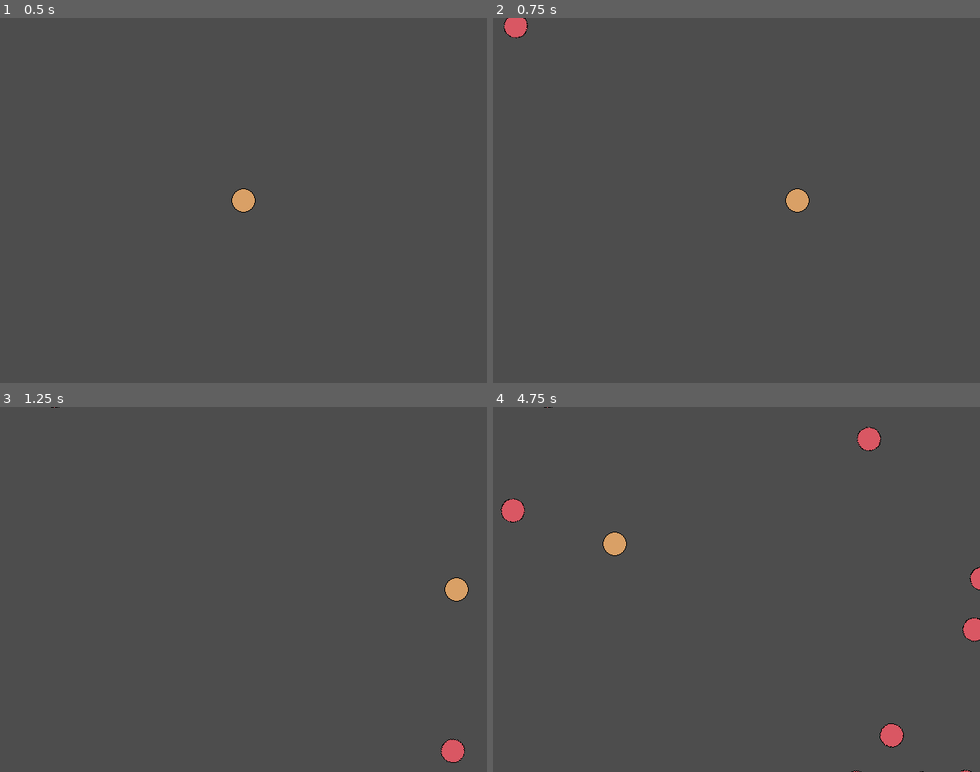
Above: before the commit, frames 1-4 (two rows, left to right).
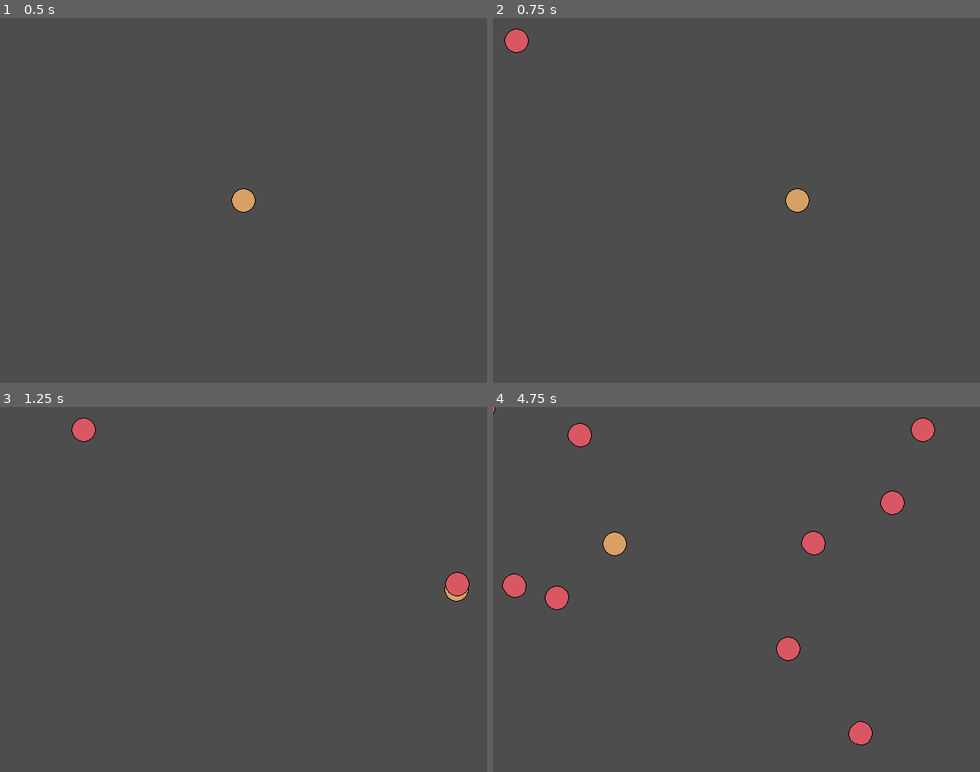
Above: after the commit, the same moments.

Repository: zundouz/ldjam54_odango
Game: Godot game, scene res://main.tscn
Same seed, same stepped clock (60 frames per second), same inputs: the game is played once before the commit and once after it.
Inputs:
- Up to frame 1 (0.5 s): no input
- Up to frame 2 (0.75 s): tap Enter at 0.5 s; hold Right (move_right) from 0.53 s (still down)
- Up to frame 3 (1.25 s): keep holding Right (move_right)
- Up to frame 4 (4.75 s): release Right (move_right) at 1.28 s; hold Down (move_down) 1.28-2.03 s; hold Right (move_right) 2.03-2.78 s; hold Up (move_up) 2.78-3.53 s; hold Left (move_left) from 3.53 s (still down)

Frame 1 is identical in both runs. In frame 2, 0.4% of the frame differs, in the area x 2-8%, y 0-10%; in frame 3, 0.8%; in frame 4, 3.1%, in the area x 0-100%, y 0-100%.

Commit message:
chore: 挙動いろいろ調査して整理後。特に挙動は変わってないはず

Diff:
--- a/main.gd
+++ b/main.gd
@@ -31,27 +31,29 @@
 	# Choose a random location on Path2D.
 	var mob_spawn_location = get_node("MobPath/MobSpawnLocation")
 	mob_spawn_location.progress_ratio = randf()
+	print(mob_spawn_location.progress_ratio)
+	# 別に左右に振る理由もないので今のままでいいのでは…
+#	if mob_spawn_location.progress_ratio >= 0 and mob_spawn_location.progress_ratio < 0.25:
+#		mob_spawn_location.progress_ratio += 0.25
 
 	# Set the mob's direction perpendicular to the path direction.
 	var direction = mob_spawn_location.rotation + PI / 2
-	print("mob timer timeout よばれた")
 
-	if true:
-		# Create a new instance of the Mob scene.
-		var mob = mob_scene.instantiate()
-		# Set the mob's position to a random location.
-		mob.position = mob_spawn_location.position
+	# Create a new instance of the Mob scene.
+	var mob = mob_scene.instantiate()
+	# Set the mob's position to a random location.
+	mob.position = mob_spawn_location.position
 
-		# Add some randomness to the direction.
-		direction += randf_range(-PI / 4, PI / 4)
-		mob.rotation = direction
+	# Add some randomness to the direction.
+	# direction += randf_range(-PI / 4, PI / 4)
+	mob.rotation = direction
 
-		# Choose the velocity for the mob.
-		var velocity = Vector2(randf_range(150.0, 250.0), 0.0)
-		mob.linear_velocity = velocity.rotated(direction)
+	# Choose the velocity for the mob.
+	var velocity = Vector2(randf_range(150.0, 250.0), 0.0)
+	mob.linear_velocity = velocity.rotated(direction)
 
-		# Spawn the mob by adding it to the Main scene.
-		add_child(mob)
+	# Spawn the mob by adding it to the Main scene.
+	add_child(mob)
 
 
 #func _on_start_timer_timeout():
